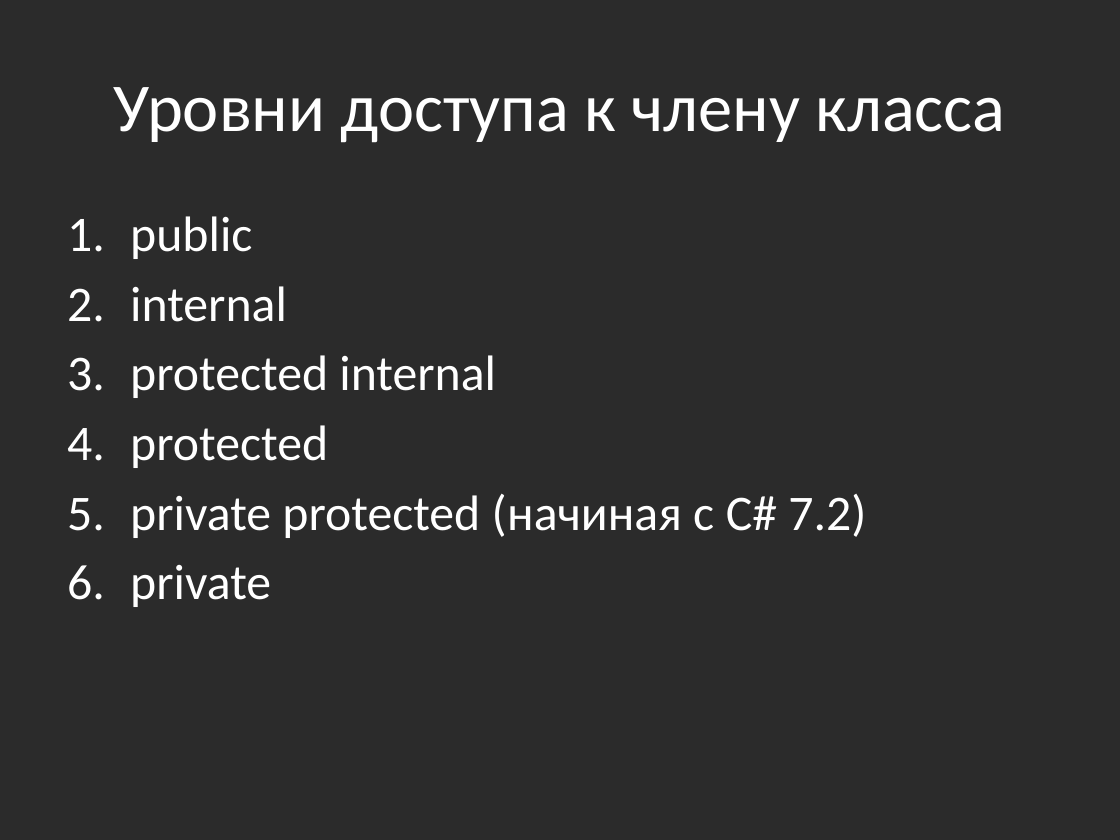
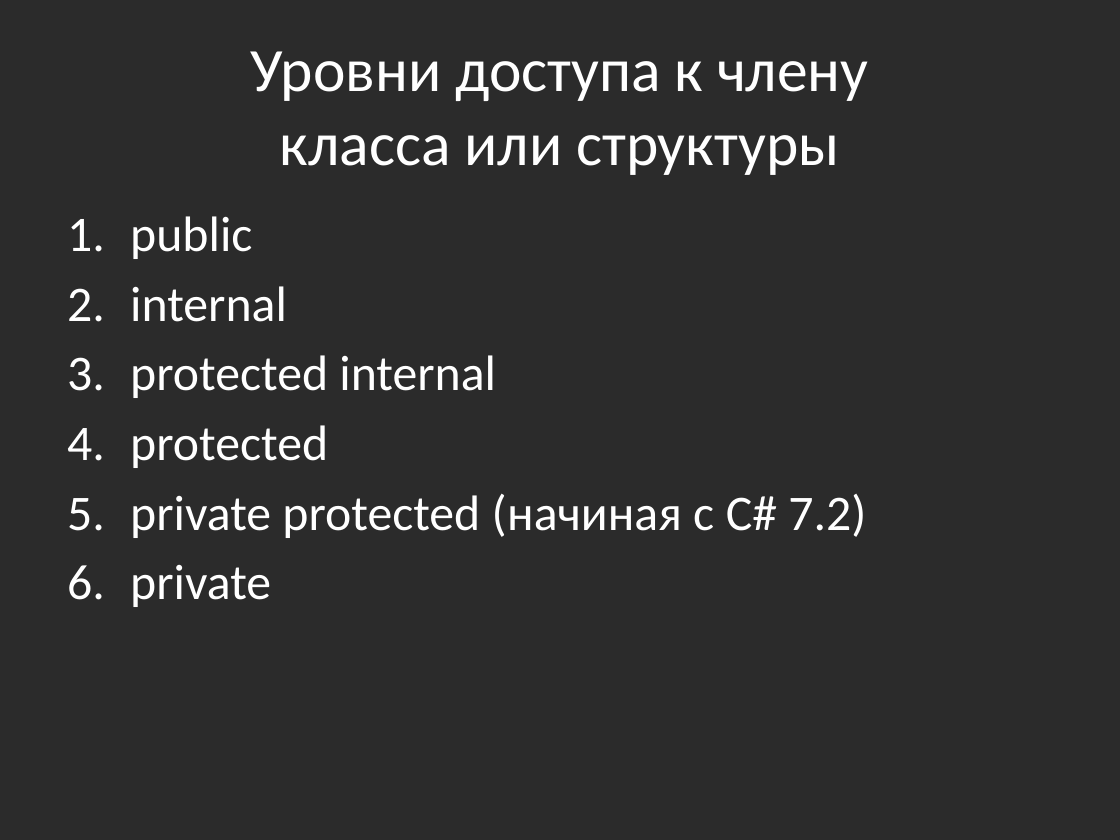
Before and after one commit to bazile/Training, a slide deck: slide 12 of Presentation/lesson-02-oop.pptx. Drawn at 1120x840 pixels with LibreOffice and Linux fonts; fonts in the diff are those of the drawing; background and template pictures are left out; a plain dark background stands for a picture behind light text. Boxes give left, top, right and bottom in pixels: in the first picture for what was removed or moved away, otherwise in the second. Text is boxed around its words. In the diff, an @@ line names an element or a change of style, - is before the commit and + after.

```diff
--- a/Presentation/lesson-02-oop.pptx
+++ b/Presentation/lesson-02-oop.pptx
@@ title at [251,51,869,175]: text changed; size 44 to 39.6 pt @@
-Уровни доступа к члену класса
+Уровни доступа к члену
+класса или структуры
```
Also in this commit, not shown: 3 other slides changed, 2 slides added, 5 other files.
